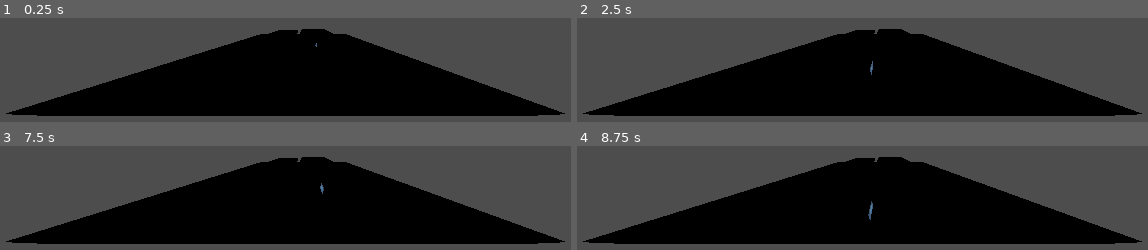
Above: before the commit, frames 1-4 (two rows, left to right).
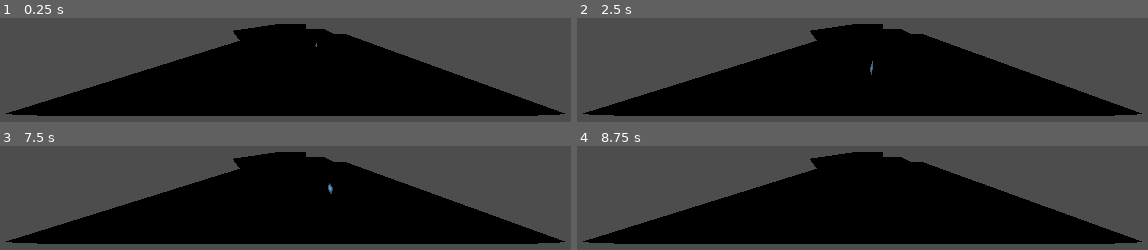
Above: after the commit, the same moments.

Repository: tetenc555/Game-GGJ26
Game: Godot game, scene res://Scenes/Mapa/node_3d.tscn
The game is run twice, just before and just after one commit, with the same random seed, the same clock (stepped at 60 frames per second) and the same inputs. The engine's default icon, where the game draws it, is replaced by a stand-in: a white triangle on a blue panel in a dark square.
Inputs:
- Up to frame 1 (0.25 s): no input
- Up to frame 2 (2.5 s): tap Enter (ui_accept) at 0.5, 0.77, 1.25, 1.52, 2 s; hold Right (ui_right) 0.53-1.28 s; hold Down (ui_down) 1.28-2.03 s; hold Right (ui_right) from 2.03 s (still down)
- Up to frame 3 (7.5 s): tap Enter (ui_accept) at 2.75, 3.02, 3.77, 4.25, 4.52, 5, 6.02, 6.77 s; release Right (ui_right) at 2.78 s; hold Up (ui_up) 2.78-3.53 s; hold Left (ui_left) 3.53-5.03 s; hold Down (ui_down) 5.03-5.78 s; hold Right (ui_right) 5.78-6.53 s; hold Up (ui_up) 6.53-7.28 s; hold Right (ui_right) from 7.28 s (still down)
- Up to frame 4 (8.75 s): tap Enter (ui_accept) at 7.52 s; release Right (ui_right) at 8.03 s; hold Down (ui_down) from 8.03 s (still down)

The runs differ from the first frame. In frame 1, 0.9% of the frame differs, in the area x 40-54%, y 5-22%; in frame 2, 0.9%; in frame 3, 1.0%, in the area x 40-59%, y 5-47%; in frame 4, 1.0%.

Commit message:
interaction manager (colocar linhas nele, usar     DialogManager.start_dialog_from_object(dialog_id, global_position) )

Diff:
--- a/Scenes/DialogBox/dialog_manager.gd
+++ b/Scenes/DialogBox/dialog_manager.gd
@@ -45,3 +45,9 @@
 			return
 
 		_show_text_box()
+
+var dialog_box
+
+func _ready():
+	# ajuste o caminho se precisar
+	dialog_box = get_tree().get_first_node_in_group("dialog_box")
--- a/Scenes/DialogBox/dialogbox.gd
+++ b/Scenes/DialogBox/dialogbox.gd
@@ -49,3 +49,6 @@
 
 func _on_letter_display_timer_timeout() -> void:
 	_display_letter()
+
+func _ready():
+	add_to_group("dialog_box")
--- /dev/null
+++ b/Scenes/Mapa/interactions_manager.gd
@@ -0,0 +1,16 @@
+extends Node
+
+
+var dialogs = {
+	"abajur" = [
+		"sexo",
+		"sexo2"
+	],
+}
+
+func start_dialog_from_object(object_name: String, world_position: Vector2):
+	if not dialogs.has(object_name):
+		print("Dialogo nao encontrado para:", object_name)
+		return
+	var lines = dialogs[object_name]
+	DialogManager.start_dialog(world_position, lines)
--- a/Scenes/Mapa/node_3d.tscn
+++ b/Scenes/Mapa/node_3d.tscn
@@ -24,3 +24,8 @@
 [node name="CSGBox3D3" type="CSGBox3D" parent="." unique_id=791185838]
 transform = Transform3D(1, 0, 0, 0, 1, 0, 0, 0, 1, -16.596502, -0.010898113, 14.217189)
 size = Vector3(9.880615, 1, 12.884079)
+
+[node name="CSGBox3D4" type="CSGBox3D" parent="." unique_id=1772093329]
+transform = Transform3D(1, 0, 0, 0, 1, 0, 0, 0, 1, -2.4187317, 0, 7.595398)
+use_collision = true
+size = Vector3(10.916, 10, 10.05)
Not shown, added: Scenes/Mapa/interactions_manager.gd.uid
